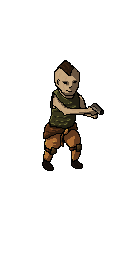
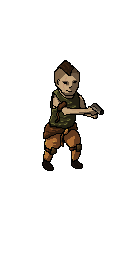
Revision of a layered 124x256 image; what changed, layer by layer:
added layer "O.l" (1st of 5, in "Arms L") in group "Arms L" over (55, 101, 67, 123)
added layer "Shade" (1st of 8, in "Arms L") (darken, 40%) in group "Arms L" over (56, 103, 67, 123)
added layer "O" (1st of 5, in "Arms L") in group "Arms L" over (56, 102, 66, 122)
painted on "Colo" (1st of 3, in "Arms L") over (57, 108, 95, 115)
added layer "Side H" (darker color, 40%) in group "H" over (55, 68, 79, 85)
painted on "Colo" (2nd of 3, in "Body" › "H") over (63, 77, 67, 108)
added layer "Colo" (3rd of 3, in "ArmR") (darker color, 40%) in group "ArmR" over (79, 96, 97, 118)
